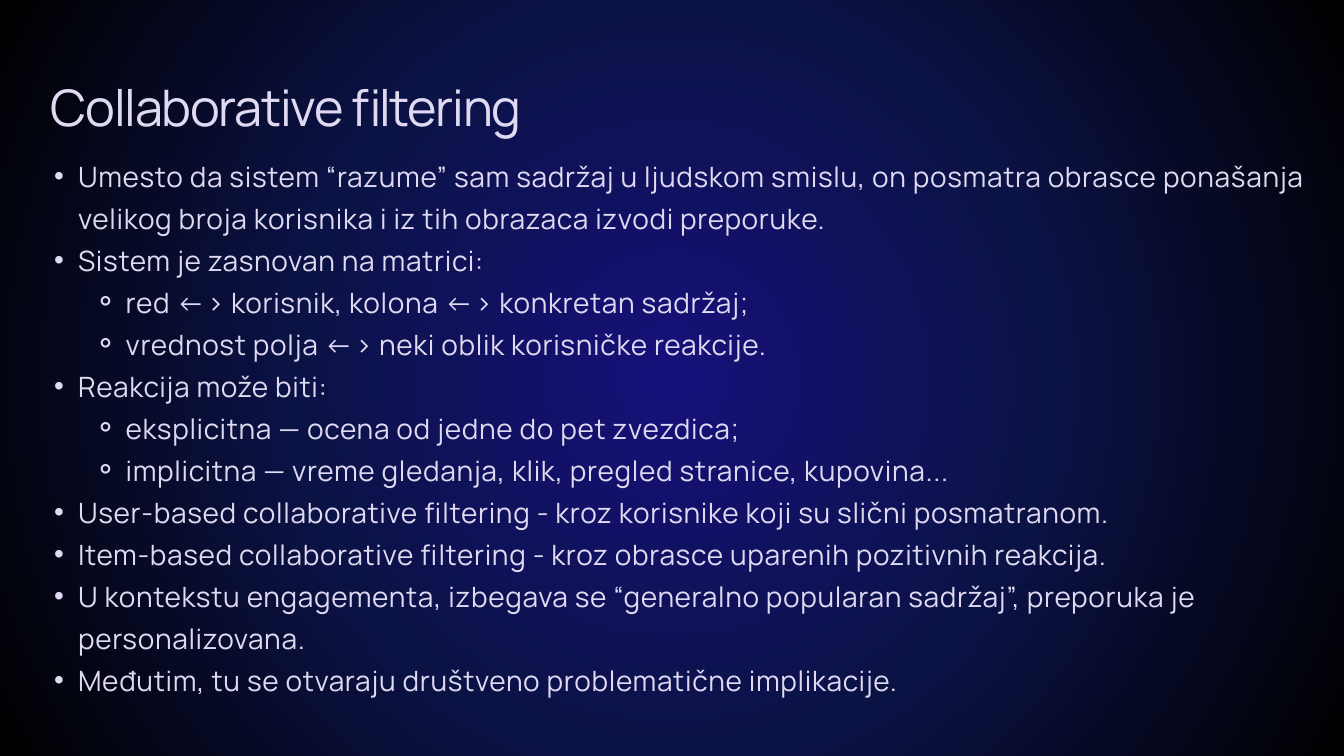
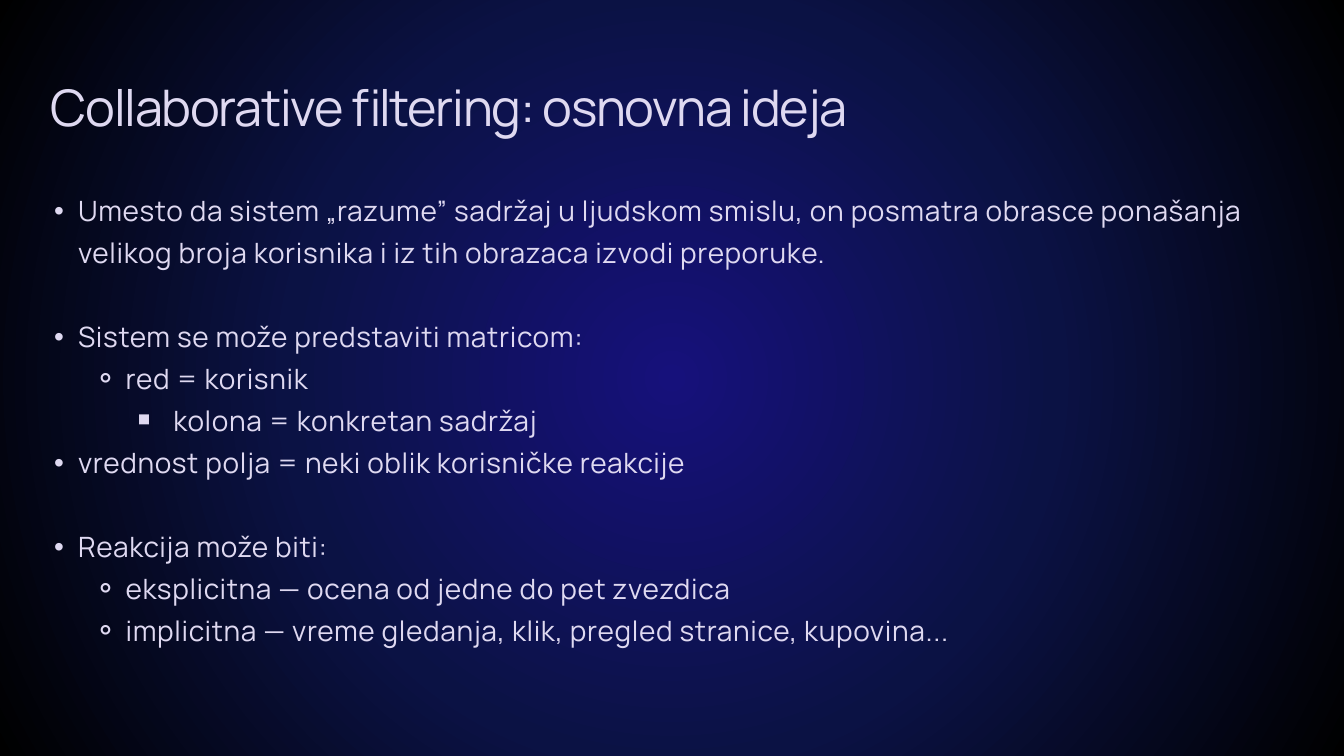
Before and after one commit to sanastojanovic/RID, a slide deck: slide 10 of rid_2026_seminarski/mi22035_Sofija_Janevska/prezentacija/Algoritamska manipulacija pažnjom.pptx. Drawn at 1344x756 pixels with LibreOffice and Linux fonts; fonts in the diff are those of the drawing. Boxes give left, top, right and bottom in pixels: in the first picture for what was removed or moved away, otherwise in the second. Text is boxed around its words. In the diff, an @@ line names an element or a change of style, - is before the commit and + after.

```diff
--- a/rid_2026_seminarski/mi22035_Sofija_Janevska/prezentacija/Algoritamska manipulacija pažnjom.pptx
+++ b/rid_2026_seminarski/mi22035_Sofija_Janevska/prezentacija/Algoritamska manipulacija pažnjom.pptx
@@ text at box(51, 89, 848, 139): text changed @@
-Collaborative filtering
+Collaborative filtering: osnovna ideja
@@ text "Umesto da sistem „razume” sadržaj ...": place and size @@
-text "Umesto da sistem „razume” sadržaj ..." at box(78, 165, 1303, 698)
+text "Umesto da sistem „razume” sadržaj ..." at box(78, 199, 1241, 648)
@@ text at box(78, 199, 1241, 480): text changed @@
-  • Umesto da sistem “razume” sam sadržaj u ljudskom smislu, on posmatra obrasce ponašanja velikog broja korisnika i iz tih obrazaca izvodi preporuke.
-  • Sistem je zasnovan na matrici:
-    ⚬ red <-> korisnik, kolona <-> konkretan sadržaj;
-    ⚬ vrednost polja <-> neki oblik korisničke reakcije.
+  • Umesto da sistem „razume” sadržaj u ljudskom smislu, on posmatra obrasce ponašanja velikog broja korisnika i iz tih obrazaca izvodi preporuke.
+  • Sistem se može predstaviti matricom:
+    ⚬ red = korisnik
+      ￭ kolona = konkretan sadržaj
+  • vrednost polja = neki oblik korisničke reakcije
@@ text at box(78, 501, 1195, 698): paragraphs removed @@
-  • User-based collaborative filtering - kroz korisnike koji su slični posmatranom.
-  • Item-based collaborative filtering - kroz obrasce uparenih pozitivnih reakcija.
-  • U kontekstu engagementa, izbegava se “generalno popularan sadržaj”, preporuka je personalizovana.
-  • Međutim, tu se otvaraju društveno problematične implikacije.
@@ text at box(126, 578, 730, 606): text changed @@
-    ⚬ eksplicitna — ocena od jedne do pet zvezdica;
+    ⚬ eksplicitna — ocena od jedne do pet zvezdica
```
Also in this commit, not shown: 4 other slides changed, 1 slide added, 1 other file.
